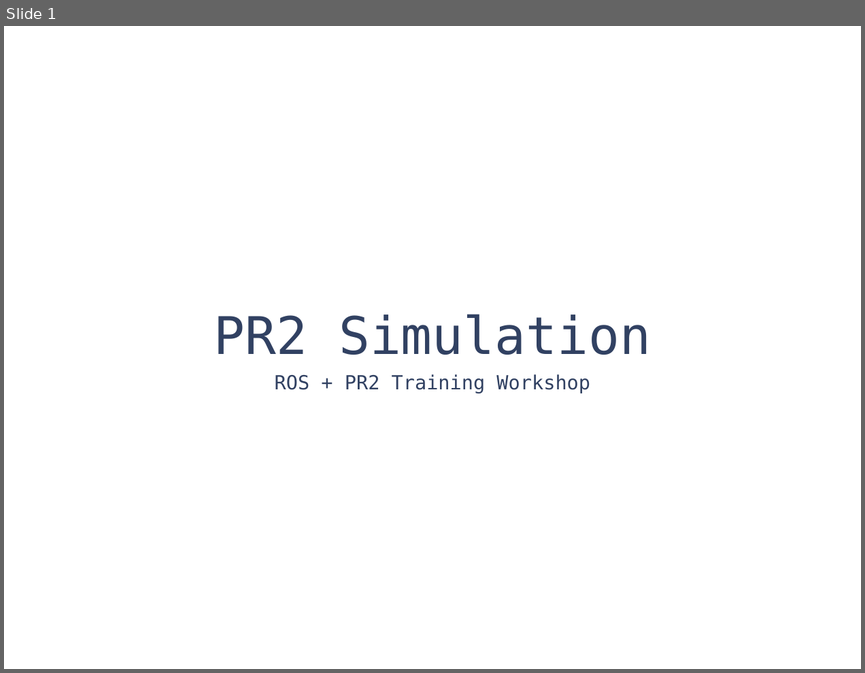
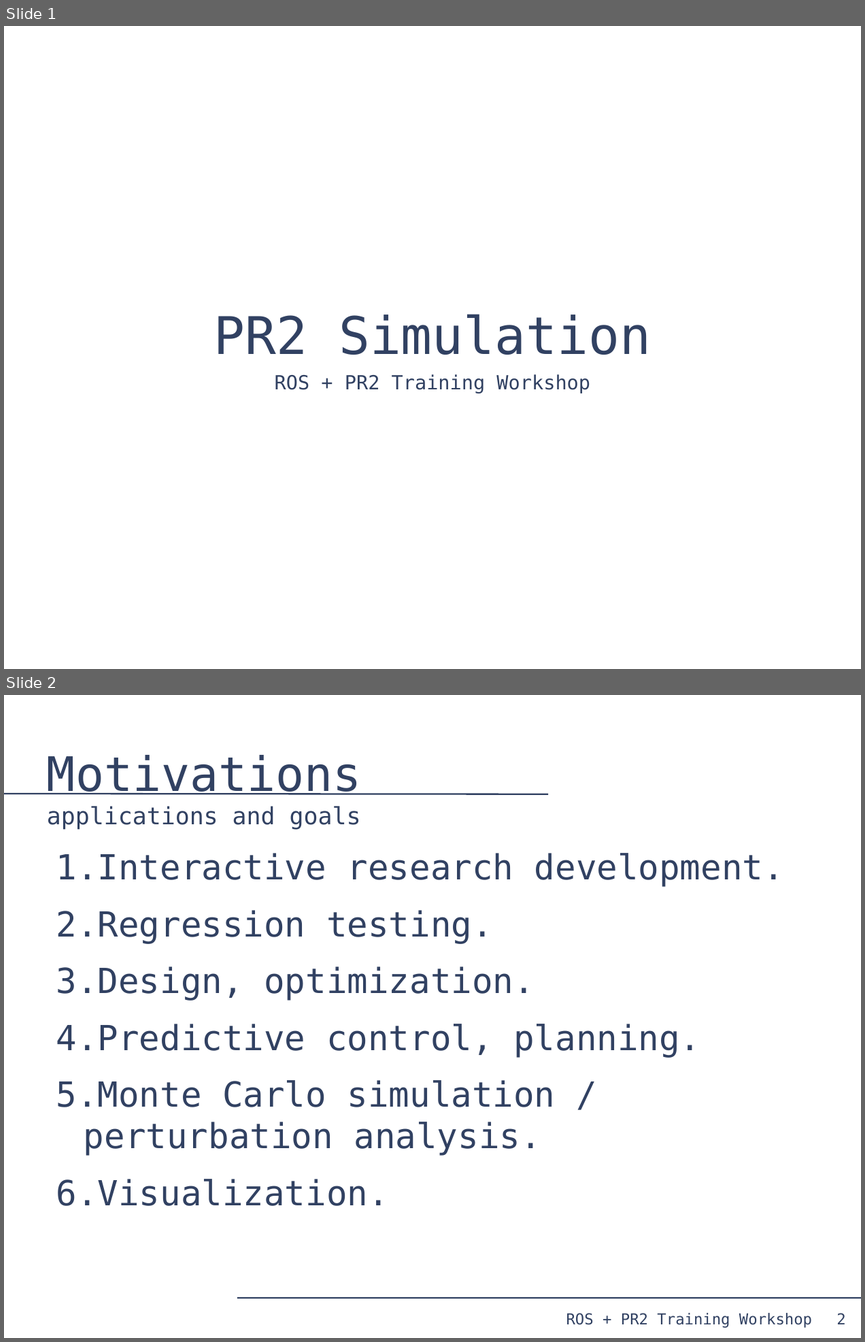
Before and after one commit to PR2/pr2_docs, a slide deck: pr2_training_workshop/simulation/simulation_training_workshop.odp. Shown one above the other, each under a label of ours: slide 1 before the commit, slides 1 and 2 after it. The pictures are 865x673 and 865x1342 pixels, drawn with LibreOffice and Linux fonts; fonts in the diff are those of the drawing. Boxes give left, top, right and bottom in pixels: in the first picture for what was removed or moved away, otherwise in the second. Text is boxed around its words. In the diff, an @@ line names an element or a change of style, - is before the commit and + after.

```diff
--- a/pr2_training_workshop/simulation/simulation_training_workshop.odp
+++ b/pr2_training_workshop/simulation/simulation_training_workshop.odp
@@ slide 2 added at (4, 695, 861, 1338), background #FFFFFF @@
@@ title added at (47, 755, 361, 830), 22 pt, text #314162 @@
+Motivations
+applications and goals
@@ line added from (4, 794) to (548, 794), #314162 1.45 pt @@
@@ text added at (56, 853, 784, 1206), 32 pt, text #314162 @@
+1. Interactive research development.
+2. Regression testing.
+3. Design, optimization.
+4. Predictive control, planning.
+5. Monte Carlo simulation / perturbation analysis.
+6. Visualization.
@@ line added from (237, 1297) to (861, 1297), #314162 1.45 pt @@
@@ text added at (566, 1312, 812, 1327), 14 pt, text #314162 @@
+ROS + PR2 Training Workshop
@@ page number added at (836, 1312, 845, 1324), 14 pt, text #314162 @@
+2
```
Also in this commit, not shown: 7 other slides added, 32 slides removed, 3 other files.
